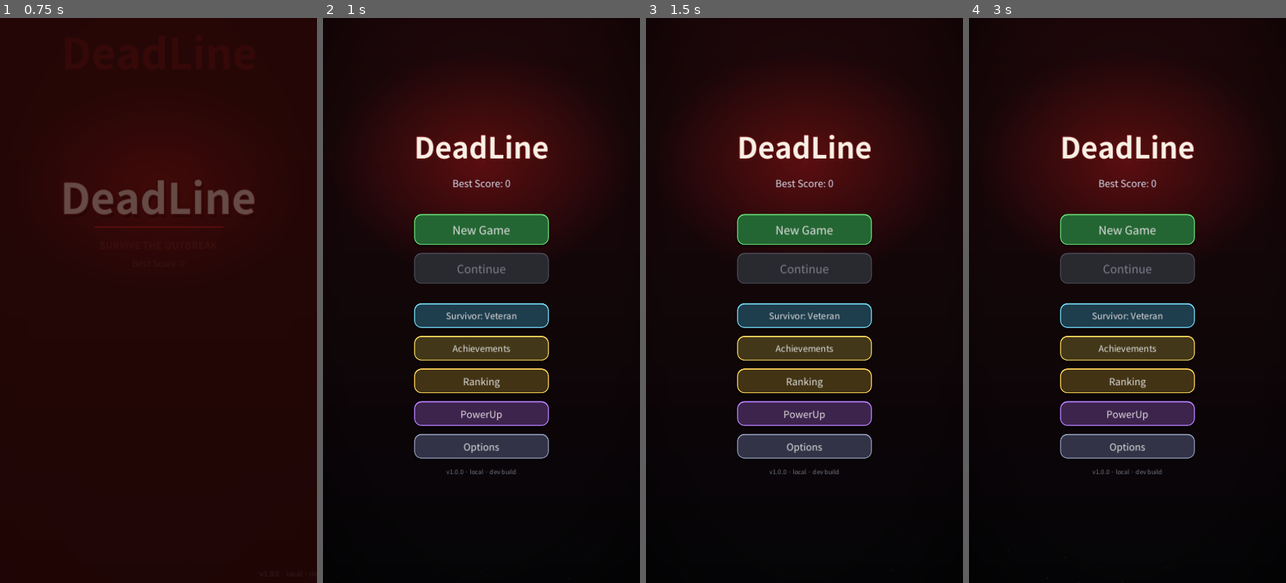
Above: before the commit, frames 1-4 (left to right).
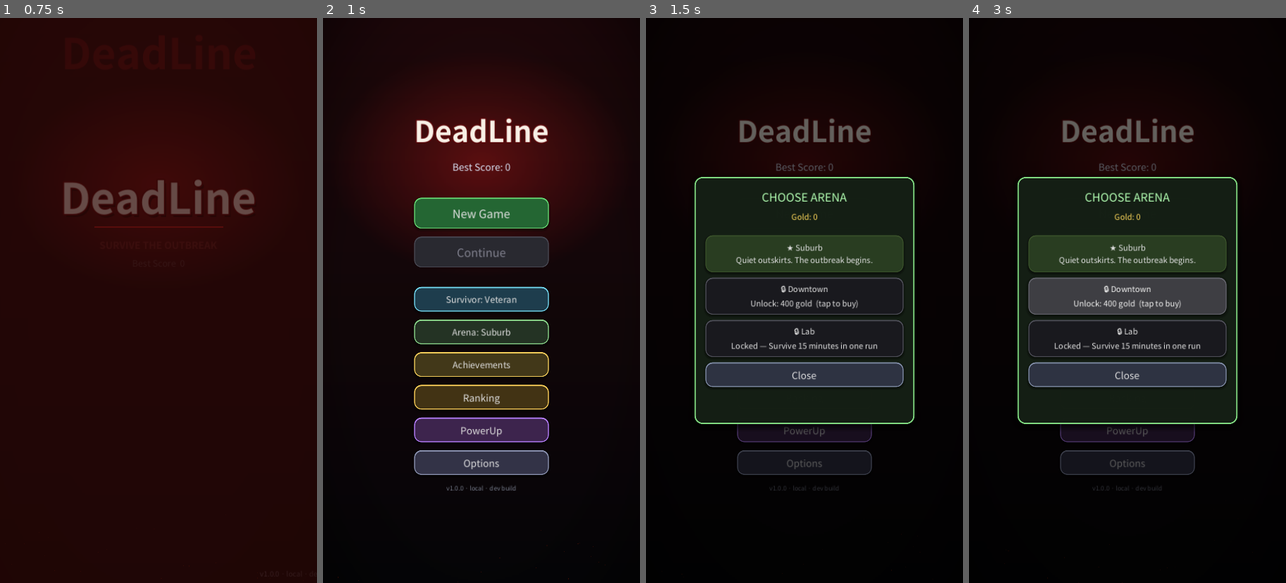
Above: after the commit, the same moments.

Repository: kosj/game_action_defence
Game: Godot game, scene res://scenes/TitleScreen.tscn
Same seed, same stepped clock (60 frames per second), same inputs: the game is played once before the commit and once after it. Sound files missing from this copy of the repository are replaced by a short silence.
Inputs (mouse positions are in pixels of both pictures, inside the frame that each line leads up to):
- Up to frame 1 (0.75 s): tap Enter at 0.5 s; move the mouse to (228, 272) at 0.52 s; click (228, 272) at 0.67 s
- Up to frame 2 (1 s): no input
- Up to frame 3 (1.5 s): click (804, 334) at 1.25 s, where only the run after the commit has a clickable "Arena: Suburb"
- Up to frame 4 (3 s): click (1127, 255) at 2 s, where only the run after the commit has a clickable "★ Suburb Quiet outskirts. The…"; click (1127, 294) at 2.75 s, where only the run after the commit has a clickable "🔒 Downtown Unlock: 400 gold (…"

Frame 1 is identical in both runs. In frame 2, 18% of the frame differs, in the area x 28-72%, y 17-84%; in frame 3, 34%; in frame 4, 36%, in the area x 11-90%, y 9-100%.

Commit message:
Phase 6-A: arena themes (data + visuals + selection + unlocks)
Turn the ground's random 4-theme look into a data-driven, selectable,
unlockable arena-theme system with the spec's three themes.

- ThemeData (visual set: bg/tile_a/tile_b/mark + detail_style; unlock_cost /
  unlock_achievement; reserved gimmick_key / boss_key for 6-B/6-C) + index
  ArenaThemeDB (ThemeDB collides with an engine singleton, hence Arena*).
  Generator + data/themes.tres (3 themes).
- ThemeManager (new autoload) reuses the character unlock rules (free /
  purchased / achievement), persists the choice + bought set, and falls back
  to an unlocked theme so a run never starts on a locked one.
- Ground.gd now reads the selected theme (colors + detail style) instead of
  picking at random; keeps the random table as a fallback when data is absent.
- MainMenu gains an arena overlay (lock icon / unlock hint / gold balance):
  Suburb (free), Downtown (400 gold), Lab (unlocks via the 15-min "Hardened"
  achievement).
- MASTER_PLAN.md: 6-A logged; 6-B (gimmicks) and 6-C (theme bosses) remain.

Validated headless: --import parses clean; a theme-unlock probe confirms
Suburb free, buying Downtown for 400 (500->100), Lab via the survive_15
achievement, and Suburb as the default selection; the Main and MainMenu
scenes build error-free.

Co-Authored-By: Claude Opus 4.8 <noreply@anthropic.com>
Claude-Session: https://claude.ai/code/session_01CGDKLmv2BxdFp7Sn7aQ7ZR

Diff:
--- /dev/null
+++ b/data/themes.tres
@@ -0,0 +1,53 @@
+[gd_resource type="Resource" script_class="ArenaThemeDB" load_steps=6 format=3]
+
+[ext_resource type="Script" path="res://scripts/data/ThemeDB.gd" id="1_hasdl"]
+[ext_resource type="Script" path="res://scripts/data/ThemeData.gd" id="2_a7705"]
+
+[sub_resource type="Resource" id="Resource_dcyiu"]
+script = ExtResource("2_a7705")
+id = "suburb"
+display = "Suburb"
+desc = "Quiet outskirts. The outbreak begins."
+bg = Color(0.1, 0.16, 0.08, 1)
+tile_a = Color(0.13, 0.2, 0.1, 1)
+tile_b = Color(0.16, 0.24, 0.13, 1)
+mark = Color(0.22, 0.31, 0.16, 1)
+detail_style = "grass"
+unlock_cost = 0
+unlock_achievement = ""
+gimmick_key = "gas_can"
+boss_key = "mutant_dog"
+
+[sub_resource type="Resource" id="Resource_6xvj3"]
+script = ExtResource("2_a7705")
+id = "city"
+display = "Downtown"
+desc = "Concrete jungle. Danger everywhere."
+bg = Color(0.09, 0.09, 0.11, 1)
+tile_a = Color(0.18, 0.18, 0.22, 1)
+tile_b = Color(0.23, 0.23, 0.28, 1)
+mark = Color(0.3, 0.3, 0.36, 1)
+detail_style = "stone"
+unlock_cost = 400
+unlock_achievement = ""
+gimmick_key = "falling_debris"
+boss_key = "wrecker"
+
+[sub_resource type="Resource" id="Resource_eiv06"]
+script = ExtResource("2_a7705")
+id = "lab"
+display = "Lab"
+desc = "Where it all started. No way out."
+bg = Color(0.06, 0.1, 0.12, 1)
+tile_a = Color(0.1, 0.17, 0.2, 1)
+tile_b = Color(0.13, 0.22, 0.25, 1)
+mark = Color(0.3, 0.55, 0.55, 1)
+detail_style = "frozen"
+unlock_cost = 0
+unlock_achievement = "survive_15"
+gimmick_key = "toxic_pool"
+boss_key = "mutation"
+
+[resource]
+script = ExtResource("1_hasdl")
+themes = Array[ExtResource("2_a7705")]([SubResource("Resource_dcyiu"), SubResource("Resource_6xvj3"), SubResource("Resource_eiv06")])
--- a/project.godot
+++ b/project.godot
@@ -24,6 +24,7 @@
 MetaManager="*res://scripts/MetaManager.gd"
 CharacterManager="*res://scripts/CharacterManager.gd"
 AchievementManager="*res://scripts/AchievementManager.gd"
+ThemeManager="*res://scripts/ThemeManager.gd"
 RankingManager="*res://scripts/RankingManager.gd"
 AdManager="*res://scripts/AdManager.gd"
 Locale="*res://scripts/Locale.gd"
--- a/scripts/Ground.gd
+++ b/scripts/Ground.gd
@@ -46,11 +46,19 @@
 
 func _ready() -> void:
 	_player = get_tree().get_first_node_in_group("player")
-	_theme = THEMES[randi() % THEMES.size()]
+	_theme = _resolve_theme()
 	# Background ColorRect 색을 테마에 맞게 교체
 	var bg := get_parent().get_node_or_null("Background")
 	if bg:
 		bg.color = _theme["bg"]
+
+
+## 선택 테마(ThemeManager/데이터) → 그리기용 dict. 데이터가 없으면 기존 랜덤 테마로 폴백.
+func _resolve_theme() -> Dictionary:
+	var td: ThemeData = ThemeManager.selected()
+	if td != null:
+		return {"name": td.detail_style, "bg": td.bg, "tile_a": td.tile_a, "tile_b": td.tile_b, "mark": td.mark}
+	return THEMES[randi() % THEMES.size()]
 
 
 func _process(_delta: float) -> void:
--- a/scripts/MainMenu.gd
+++ b/scripts/MainMenu.gd
@@ -52,6 +52,13 @@
 var _ach_dim: ColorRect
 var _ach_panel: PanelContainer
 var _ach_rows: Array = []        # [{ "label": Label, "a": AchievementData }]
+
+# ── 테마(아레나) 선택 오버레이 ──
+var _theme_btn: Button
+var _theme_dim: ColorRect
+var _theme_panel: PanelContainer
+var _theme_rows: Array = []      # [{ "btn": Button, "t": ThemeData }]
+var _theme_gold_label: Label
 
 
 func _ready() -> void:
@@ -174,6 +181,13 @@
 	_char_btn.pressed.connect(_on_character_pressed)
 	box.add_child(_char_btn)
 
+	_theme_btn = Button.new()
+	_theme_btn.custom_minimum_size = Vector2(300, 56)
+	_theme_btn.add_theme_font_size_override("font_size", 20)
+	_UIStyle.apply_button_style(_theme_btn, Color(0.14, 0.20, 0.14), Color(0.55, 0.85, 0.55))
+	_theme_btn.pressed.connect(_on_theme_pressed)
+	box.add_child(_theme_btn)
+
 	_ach_btn = Button.new()
 	_ach_btn.text = "Achievements"
 	_ach_btn.custom_minimum_size = Vector2(300, 56)
@@ -218,6 +232,8 @@
 	_build_character_panel()
 	_refresh_char_button()
 	_build_achievement_panel()
+	_build_theme_panel()
+	_refresh_theme_button()
 
 
 ## 옵션 패널(언어 / 사운드 On/Off) — Option 버튼으로 열고 닫는 오버레이.
@@ -647,6 +663,140 @@
 func _on_ach_dim_input(event: InputEvent) -> void:
 	if (event is InputEventMouseButton and event.pressed) or (event is InputEventScreenTouch and event.pressed):
 		_on_achievements_close()
+
+
+# ── 테마(아레나) 선택 오버레이 ────────────────────────────────────────
+func _build_theme_panel() -> void:
+	_theme_dim = ColorRect.new()
+	_theme_dim.set_anchors_preset(Control.PRESET_FULL_RECT)
+	_theme_dim.color = Color(0, 0, 0, 0.6)
+	_theme_dim.mouse_filter = Control.MOUSE_FILTER_STOP
+	_theme_dim.visible = false
+	_theme_dim.gui_input.connect(_on_theme_dim_input)
+	add_child(_theme_dim)
+
+	_theme_panel = PanelContainer.new()
+	_theme_panel.anchor_left = 0.5
+	_theme_panel.anchor_right = 0.5
+	_theme_panel.anchor_top = 0.5
+	_theme_panel.anchor_bottom = 0.5
+	_theme_panel.offset_left = -250.0
+	_theme_panel.offset_right = 250.0
+	_theme_panel.offset_top = -280.0
+	_theme_panel.offset_bottom = 280.0
+	_theme_panel.add_theme_stylebox_override("panel", _UIStyle.panel(Color(0.08, 0.12, 0.08, 0.98), Color(0.5, 0.85, 0.5)))
+	_theme_panel.visible = false
+	add_child(_theme_panel)
+
+	var margin := MarginContainer.new()
+	for m in ["left", "right", "top", "bottom"]:
+		margin.add_theme_constant_override("margin_" + m, 22)
+	_theme_panel.add_child(margin)
+
+	var vb := VBoxContainer.new()
+	vb.add_theme_constant_override("separation", 12)
+	margin.add_child(vb)
+
+	var title := Label.new()
+	title.text = "CHOOSE ARENA"
+	title.horizontal_alignment = HORIZONTAL_ALIGNMENT_CENTER
+	title.add_theme_font_size_override("font_size", 26)
+	title.add_theme_color_override("font_color", Color(0.7, 1.0, 0.7))
+	vb.add_child(title)
+
+	_theme_gold_label = Label.new()
+	_theme_gold_label.horizontal_alignment = HORIZONTAL_ALIGNMENT_CENTER
+	_theme_gold_label.add_theme_font_size_override("font_size", 18)
+	_theme_gold_label.add_theme_color_override("font_color", Color(1.0, 0.85, 0.35))
+	vb.add_child(_theme_gold_label)
+
+	vb.add_child(HSeparator.new())
+
+	_theme_rows.clear()
+	for t in GameData.themes:
+		var btn := Button.new()
+		btn.custom_minimum_size = Vector2(430, 84)
+		btn.add_theme_font_size_override("font_size", 18)
+		btn.autowrap_mode = TextServer.AUTOWRAP_WORD_SMART
+		btn.pressed.connect(_on_theme_pick.bind(String(t.id)))
+		vb.add_child(btn)
+		_theme_rows.append({"btn": btn, "t": t})
+
+	var close := Button.new()
+	close.text = "Close"
+	close.custom_minimum_size = Vector2(0, 52)
+	close.add_theme_font_size_override("font_size", 22)
+	_UIStyle.apply_button_style(close, Color(0.18, 0.20, 0.26), Color(0.5, 0.55, 0.65))
+	close.pressed.connect(_on_theme_close)
+	vb.add_child(close)
+
+
+func _refresh_theme_button() -> void:
+	var t := ThemeManager.selected()
+	_theme_btn.text = "Arena: %s" % (t.display if t != null else "-")
+
+
+func _refresh_theme() -> void:
+	if _theme_gold_label:
+		_theme_gold_label.text = "Gold: %d" % MetaManager.meta_gold
+	var sel := ThemeManager.selected_id()
+	for row in _theme_rows:
+		var t: ThemeData = row["t"]
+		var btn: Button = row["btn"]
+		if ThemeManager.is_unlocked(t):
+			btn.text = "%s%s\n%s" % ["★ " if t.id == sel else "", t.display, t.desc]
+			if t.id == sel:
+				_UIStyle.apply_button_style(btn, Color(t.tile_b.r, t.tile_b.g, t.tile_b.b, 1.0), t.mark)
+			else:
+				_UIStyle.apply_button_style(btn, Color(0.14, 0.16, 0.20), Color(0.35, 0.40, 0.48))
+		else:
+			btn.text = "🔒 %s\n%s" % [t.display, _theme_unlock_hint(t)]
+			_UIStyle.apply_button_style(btn, Color(0.10, 0.10, 0.12), Color(0.30, 0.30, 0.34))
+
+
+func _theme_unlock_hint(t: ThemeData) -> String:
+	if t.unlock_cost > 0:
+		return "Unlock: %d gold  (tap to buy)" % t.unlock_cost
+	if t.unlock_achievement != "":
+		var a: AchievementData = GameData.achievement(t.unlock_achievement)
+		return "Locked — %s" % (a.desc if a != null else "complete an achievement")
+	return "Locked"
+
+
+func _on_theme_pressed() -> void:
+	_refresh_theme()
+	_theme_dim.visible = true
+	_theme_panel.visible = true
+
+
+func _on_theme_close() -> void:
+	_theme_dim.visible = false
+	_theme_panel.visible = false
+
+
+func _on_theme_dim_input(event: InputEvent) -> void:
+	if (event is InputEventMouseButton and event.pressed) or (event is InputEventScreenTouch and event.pressed):
+		_on_theme_close()
+
+
+func _on_theme_pick(id: String) -> void:
+	var t: ThemeData = null
+	for row in _theme_rows:
+		if row["t"].id == id:
+			t = row["t"]
+			break
+	if t == null:
+		return
+	if ThemeManager.is_unlocked(t):
+		ThemeManager.select(id)
+		SoundManager.play("gold", 0.03, 1.2)
+	elif t.unlock_cost > 0 and ThemeManager.try_buy(id):
+		ThemeManager.select(id)
+		SoundManager.play("gold", 0.02, 1.0)
+	else:
+		SoundManager.play("player_hurt", 0.2, 1.0)
+	_refresh_theme()
+	_refresh_theme_button()
 
 
 func _refresh_power() -> void:
--- /dev/null
+++ b/scripts/ThemeManager.gd
@@ -0,0 +1,92 @@
+extends Node
+## 아레나 테마 선택/해금 관리 (Autoload "ThemeManager").
+## 선택 테마 id 와 구매 해금 상태를 user://theme.save 에 보존한다. 데이터는 GameData.themes(themes.tres).
+## 해금 규칙은 캐릭터와 동일: 게이트 없음 ∨ 짝꿍 도전과제 ∨ 구매.
+
+const SAVE_PATH := "user://theme.save"
+
+var _selected_id: String = ""
+var _bought: Dictionary = {}
+
+
+func _ready() -> void:
+	_load()
+
+
+func is_unlocked(t: ThemeData) -> bool:
+	if t == null:
+		return false
+	if t.unlock_cost <= 0 and t.unlock_achievement == "":
+		return true
+	if t.unlock_achievement != "" and AchievementManager.is_unlocked(t.unlock_achievement):
+		return true
+	return _bought.has(t.id)
+
+
+func try_buy(id: String) -> bool:
+	var t: ThemeData = _by_id(id)
+	if t == null or is_unlocked(t) or t.unlock_cost <= 0:
+		return false
+	if not MetaManager.spend_meta(t.unlock_cost):
+		return false
+	_bought[id] = true
+	_save()
+	return true
+
+
+## 현재 선택 테마. 무효/잠금이면 해금된 첫 테마로 폴백.
+func selected() -> ThemeData:
+	var list := GameData.themes
+	if list.is_empty():
+		return null
+	for t in list:
+		if t != null and t.id == _selected_id and is_unlocked(t):
+			return t
+	for t in list:
+		if t != null and is_unlocked(t):
+			return t
+	return list[0]
+
+
+func selected_id() -> String:
+	var t := selected()
+	return t.id if t != null else ""
+
+
+func select(id: String) -> bool:
+	var t: ThemeData = _by_id(id)
+	if t == null or not is_unlocked(t):
+		return false
+	_selected_id = id
+	_save()
+	return true
+
+
+func _by_id(id: String) -> ThemeData:
+	for t in GameData.themes:
+		if t != null and t.id == id:
+			return t
+	return null
+
+
+func _load() -> void:
+	if not FileAccess.file_exists(SAVE_PATH):
+		return
+	var f := FileAccess.open(SAVE_PATH, FileAccess.READ)
+	if f == null:
+		return
+	var parsed = JSON.parse_string(f.get_as_text())
+	f.close()
+	if typeof(parsed) == TYPE_DICTIONARY:
+		_selected_id = str(parsed.get("id", ""))
+		var b = parsed.get("bought", [])
+		if typeof(b) == TYPE_ARRAY:
+			for id in b:
+				_bought[str(id)] = true
+
+
+func _save() -> void:
+	var f := FileAccess.open(SAVE_PATH, FileAccess.WRITE)
+	if f:
+		f.store_string(JSON.stringify({"id": _selected_id, "bought": _bought.keys()}))
+		f.close()
--- a/scripts/data/GameData.gd
+++ b/scripts/data/GameData.gd
@@ -10,6 +10,7 @@
 const ITEM_CATALOG_PATH := "res://data/item_catalog.tres"
 const CHARACTER_DB_PATH := "res://data/character_db.tres"
 const ACHIEVEMENT_DB_PATH := "res://data/achievements.tres"
+const THEME_DB_PATH := "res://data/themes.tres"
 
 var zombie_list: Array[ZombieData] = []   # 정의 순서 유지(스포너 가중치 인덱스와 정렬)
 var _zombie_by_id: Dictionary = {}
@@ -31,6 +32,8 @@
 var achievements: Array[AchievementData] = []   # 도전과제 카탈로그(표시 순서)
 var _achievement_by_id: Dictionary = {}
 
+var themes: Array[ThemeData] = []   # 아레나 테마 카탈로그(난이도/표시 순서)
+
 
 func _ready() -> void:
 	_load_zombies()
@@ -39,6 +42,16 @@
 	_load_items()
 	_load_characters()
 	_load_achievements()
+	_load_themes()
+
+
+func _load_themes() -> void:
+	if not ResourceLoader.exists(THEME_DB_PATH):
+		push_warning("GameData: %s 없음 — 테마 데이터 로드 실패" % THEME_DB_PATH)
+		return
+	var db = load(THEME_DB_PATH)
+	if db is ArenaThemeDB:
+		themes = db.themes
 
 
 func _load_achievements() -> void:
--- /dev/null
+++ b/scripts/data/ThemeDB.gd
@@ -0,0 +1,6 @@
+class_name ArenaThemeDB
+extends Resource
+## (ThemeDB 는 Godot 엔진 싱글톤 이름과 충돌하므로 ArenaThemeDB 사용)
+## 테마 카탈로그 인덱스. 웹 빌드 호환을 위해 단일 리소스로 묶어 load 한다. 배열 순서 = 표시/난이도 순서.
+
+@export var themes: Array[ThemeData] = []
--- /dev/null
+++ b/scripts/data/ThemeData.gd
@@ -0,0 +1,23 @@
+class_name ThemeData
+extends Resource
+## 아레나 테마 데이터(Phase 6). 비주얼셋(바닥/배경 색 + 장식 스타일) + 해금 게이팅.
+## 오브젝트/기믹/테마보스는 후속(6-B/6-C)에서 gimmick_key/boss 로 확장.
+
+@export var id: String = ""
+@export var display: String = ""
+@export var desc: String = ""
+
+# 비주얼셋 — Ground.gd 가 읽어 바닥/배경을 그린다.
+@export var bg: Color = Color(0.10, 0.16, 0.08)
+@export var tile_a: Color = Color(0.13, 0.20, 0.10)
+@export var tile_b: Color = Color(0.16, 0.24, 0.13)
+@export var mark: Color = Color(0.22, 0.31, 0.16)
+@export var detail_style: String = "grass"   # 장식 그리기 분기: grass/desert/stone/frozen
+
+## 해금 게이팅(캐릭터와 동일 규칙). 둘 다 비면 기본 해금.
+@export var unlock_cost: int = 0
+@export var unlock_achievement: String = ""
+
+## 후속(6-B/6-C) 예약 — 기믹 키 / 테마 보스 아키타입.
+@export var gimmick_key: String = ""
+@export var boss_key: String = ""
--- /dev/null
+++ b/tools/gen_theme_data.gd
@@ -0,0 +1,35 @@
+extends SceneTree
+## 일회성: 아레나 테마 카탈로그 .tres 생성.  godot --headless --path . --script res://tools/gen_theme_data.gd
+
+func _t(id: String, disp: String, desc: String, style: String,
+		bg: Color, ta: Color, tb: Color, mk: Color, gates: Dictionary) -> ThemeData:
+	var t := ThemeData.new()
+	t.id = id; t.display = disp; t.desc = desc; t.detail_style = style
+	t.bg = bg; t.tile_a = ta; t.tile_b = tb; t.mark = mk
+	t.unlock_cost = gates.get("unlock_cost", 0)
+	t.unlock_achievement = gates.get("unlock_achievement", "")
+	t.gimmick_key = gates.get("gimmick_key", "")
+	t.boss_key = gates.get("boss_key", "")
+	return t
+
+
+func _initialize() -> void:
+	DirAccess.make_dir_recursive_absolute("res://data")
+	var db := ArenaThemeDB.new()
+	db.themes = [
+		# 교외(입문) — 무료. 잔디/흙 톤.
+		_t("suburb", "Suburb", "Quiet outskirts. The outbreak begins.", "grass",
+			Color(0.10, 0.16, 0.08), Color(0.13, 0.20, 0.10), Color(0.16, 0.24, 0.13), Color(0.22, 0.31, 0.16),
+			{"gimmick_key": "gas_can", "boss_key": "mutant_dog"}),
+		# 도심(중급) — 메타 골드 400. 아스팔트/콘크리트 톤.
+		_t("city", "Downtown", "Concrete jungle. Danger everywhere.", "stone",
+			Color(0.09, 0.09, 0.11), Color(0.18, 0.18, 0.22), Color(0.23, 0.23, 0.28), Color(0.30, 0.30, 0.36),
+			{"unlock_cost": 400, "gimmick_key": "falling_debris", "boss_key": "wrecker"}),
+		# 연구소(최종) — 'Hardened'(15분 생존) 달성 해금. 냉랭한 청백 톤.
+		_t("lab", "Lab", "Where it all started. No way out.", "frozen",
+			Color(0.06, 0.10, 0.12), Color(0.10, 0.17, 0.20), Color(0.13, 0.22, 0.25), Color(0.30, 0.55, 0.55),
+			{"unlock_achievement": "survive_15", "gimmick_key": "toxic_pool", "boss_key": "mutation"}),
+	]
+	var err := ResourceSaver.save(db, "res://data/themes.tres")
+	print("gen_theme_data: saved themes.tres err=%d (n=%d)" % [err, db.themes.size()])
+	quit()
Not shown, changed: MASTER_PLAN.md
